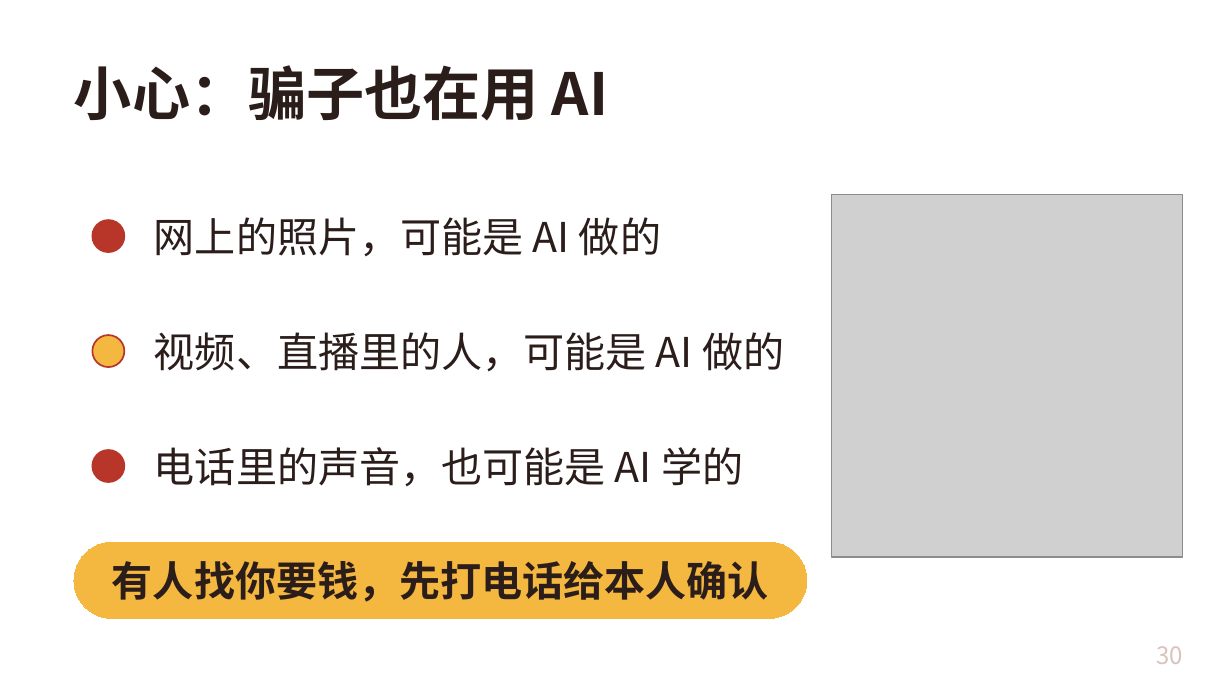
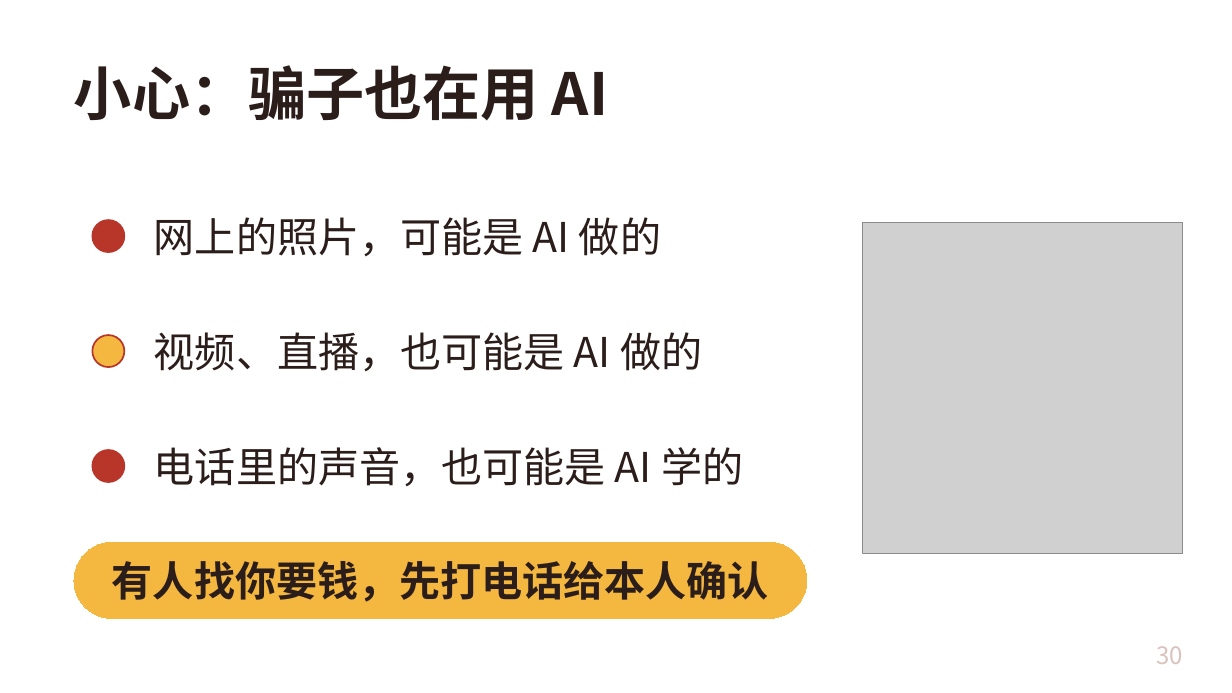
Before and after one commit to freyhuang-11/thinknova-memory, a slide deck: slide 30 of courses/CC长者课_AI情绪焕新/AI情绪焕新_长者课.pptx. Drawn at 1232x693 pixels with LibreOffice and Linux fonts; fonts in the diff are those of the drawing; grey boxes stand for pictures. Boxes give left, top, right and bottom in pixels: in the first picture for what was removed or moved away, otherwise in the second. Text is boxed around its words. In the diff, an @@ line names an element or a change of style, - is before the commit and + after.

```diff
--- a/courses/CC长者课_AI情绪焕新/AI情绪焕新_长者课.pptx
+++ b/courses/CC长者课_AI情绪焕新/AI情绪焕新_长者课.pptx
@@ picture: place and size @@
-picture at <box>832,195,1183,557</box>
+picture at <box>862,223,1183,554</box>
@@ text at <box>154,332,702,372</box>: text changed @@
-视频、直播里的人，可能是 AI 做的
+视频、直播，也可能是 AI 做的
```
Also in this commit, not shown: 12 other slides changed, 2 other files.
